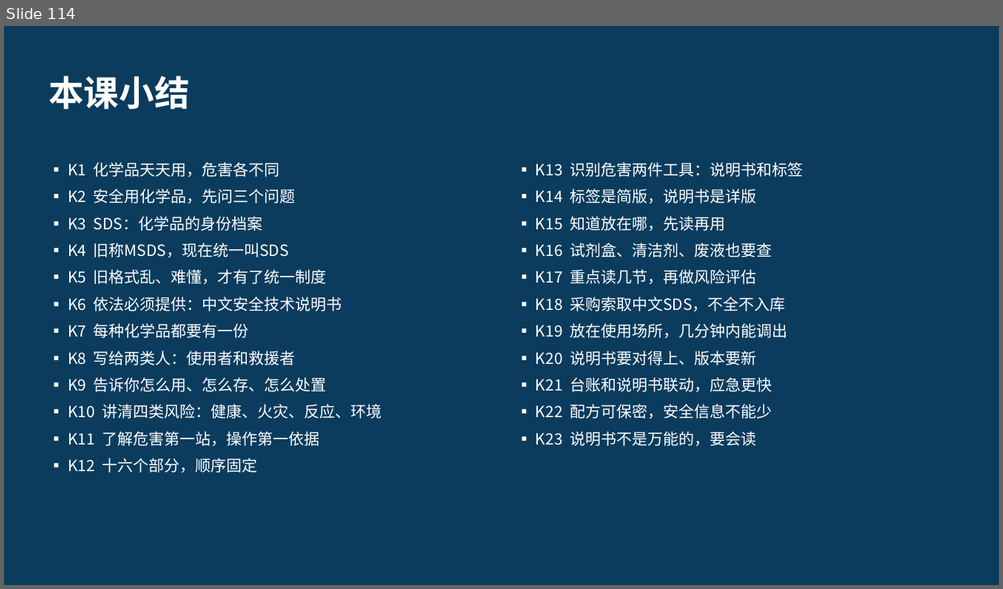
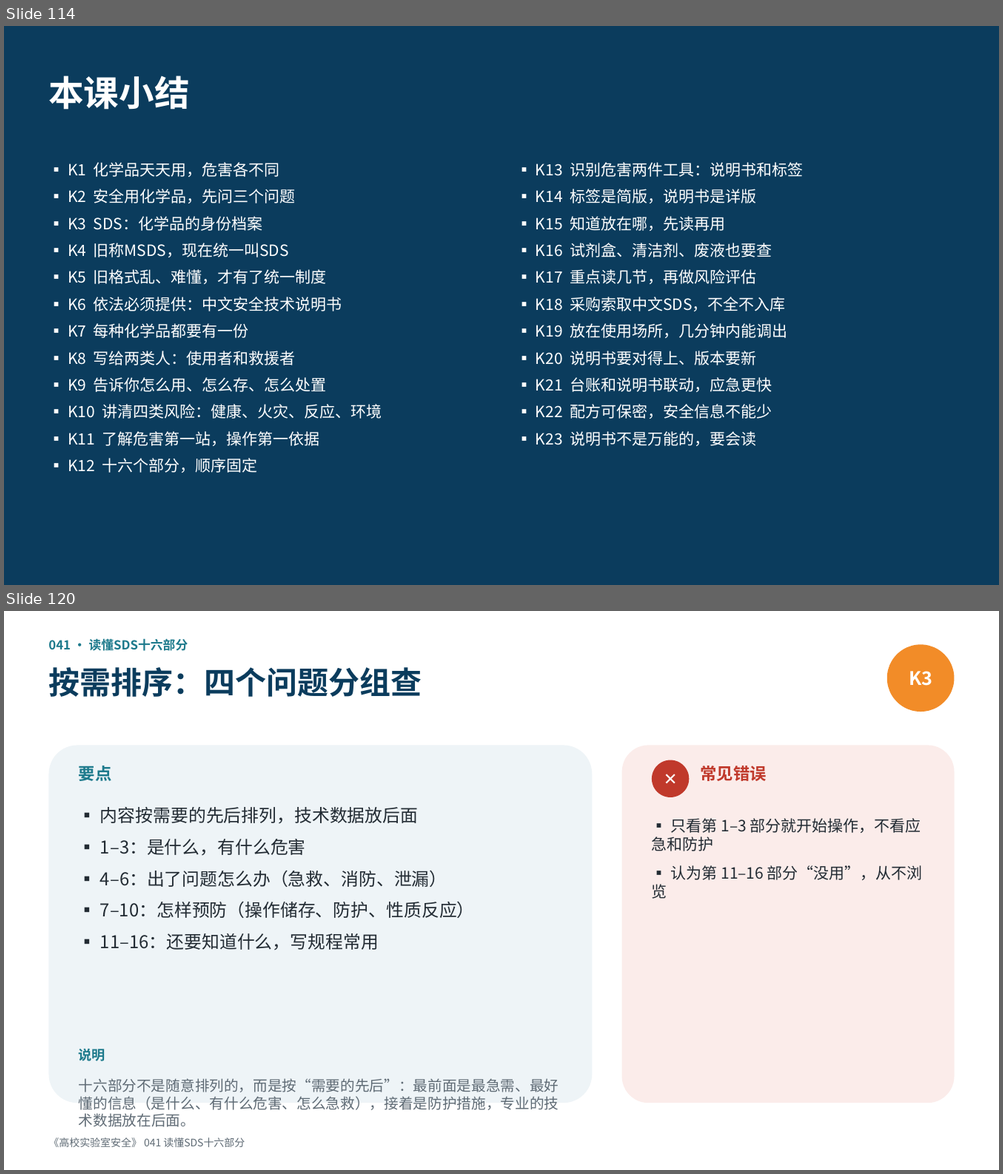
Before and after one commit to hanrongwx-max/videoyoutubo, a slide deck: course/高校实验室安全/课件/第5章_化学品安全.pptx. Shown one above the other, each under a label of ours: slide 114 before the commit, slides 114 and 120 after it; the slides between them are not shown. The pictures are 1003x589 and 1003x1174 pixels, drawn with LibreOffice and Linux fonts; fonts in the diff are those of the drawing. Boxes give left, top, right and bottom in pixels: in the first picture for what was removed or moved away, otherwise in the second. Text is boxed around its words. In the diff, an @@ line names an element or a change of style, - is before the commit and + after.

```diff
--- a/course/高校实验室安全/课件/第5章_化学品安全.pptx
+++ b/course/高校实验室安全/课件/第5章_化学品安全.pptx
@@ slide 120 added at <box>4,611,999,1170</box>, background #FFFFFF @@
@@ text added at <box>48,638,188,651</box>, 12 pt, text #1D7A8C, bold @@
+041 · 读懂SDS十六部分
@@ ellipse added at <box>887,644,954,712</box>, fill #F28C28, 18 pt, text #FFFFFF, bold @@
+K3
@@ text added at <box>48,667,421,697</box>, 30 pt, text #0B3C5D, bold @@
+按需排序：四个问题分组查
@@ rounded rectangle added at <box>48,745,592,1103</box>, fill #EEF4F7 @@
@@ text added at <box>79,766,112,781</box>, 16 pt, text #1D7A8C, bold @@
+要点
@@ rounded rectangle added at <box>622,745,954,1103</box>, fill #FBECEA @@
@@ ellipse added at <box>652,760,689,797</box>, fill #C0392B, 16 pt, text #FFFFFF, bold @@
+✕
@@ text added at <box>700,766,765,781</box>, 16 pt, text #C0392B, bold @@
+常见错误
@@ text added at <box>100,807,475,950</box>, 17 pt, text #222B33 @@
+▪ 内容按需要的先后排列，技术数据放后面
+▪ 1–3：是什么，有什么危害
+▪ 4–6：出了问题怎么办（急救、消防、泄漏）
+▪ 7–10：怎样预防（操作储存、防护、性质反应）
+▪ 11–16：还要知道什么，写规程常用
@@ text added at <box>652,818,922,899</box>, 15 pt, text #222B33 @@
+▪ 只看第 1–3 部分就开始操作，不看应急和防护
+▪ 认为第 11–16 部分“没用”，从不浏览
@@ text added at <box>79,1049,105,1062</box>, 13 pt, text #1D7A8C, bold @@
+说明
@@ text added at <box>79,1079,559,1128</box>, 14 pt, text #5F6B75 @@
+十六部分不是随意排列的，而是按“需要的先后”：最前面是最急需、最好懂的信息（是什么、有什么危害、怎么急救），接着是防护措施，专业的技术数据放在后面。
@@ text added at <box>48,1138,244,1147</box>, 10 pt, text #5F6B75 @@
+《高校实验室安全》 041 读懂SDS十六部分
```
Also in this commit, not shown: 35 other slides added, 2 other files.
